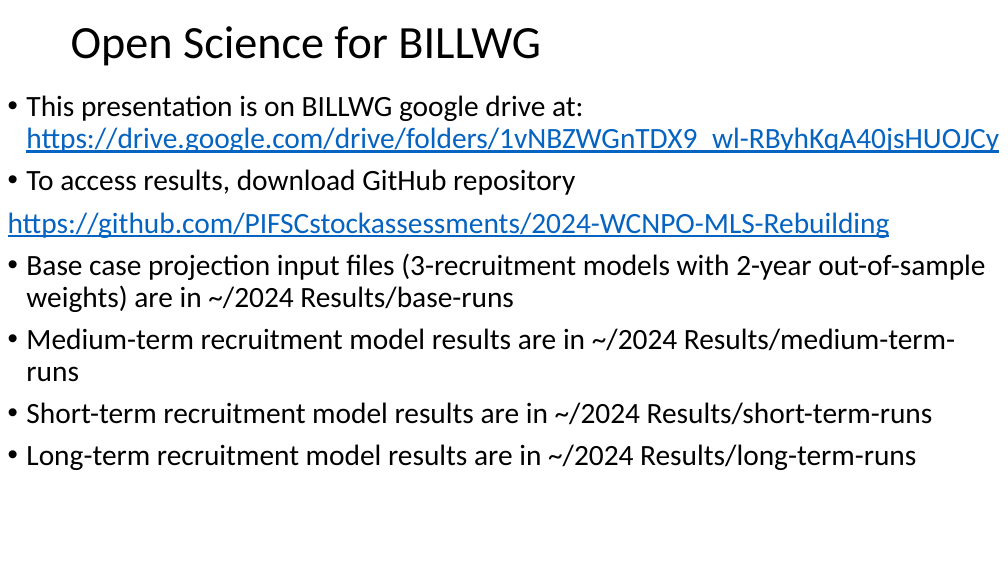
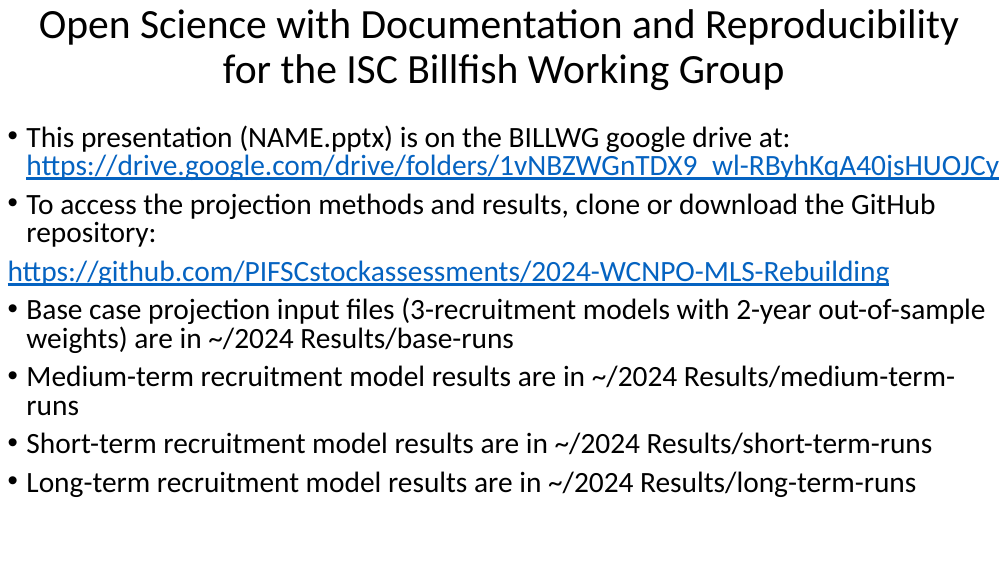
Before and after one commit to PIFSCstockassessments/2024-WCNPO-MLS-Rebuilding, a slide deck: slide 2 of 2025-MLS-projections/2025 MLS results using 2020.pptx. Drawn at 1008x567 pixels with LibreOffice and Linux fonts; fonts in the diff are those of the drawing. Boxes give left, top, right and bottom in pixels: in the first picture for what was removed or moved away, otherwise in the second. Text is boxed around its words. In the diff, an @@ line names an element or a change of style, - is before the commit and + after.

Commit message:
Update presentation pptx

```diff
--- a/2025-MLS-projections/2025 MLS results using 2020.pptx
+++ b/2025-MLS-projections/2025 MLS results using 2020.pptx
@@ title at bbox=[39, 9, 959, 90]: text changed; size 44 to 39.6 pt @@
-Open Science for BILLWG
+Open Science with Documentation and Reproducibility
+for the ISC Billfish Working Group
@@ text "This presentation (NAME.pptx) is on ...": place and size @@
-text "This presentation (NAME.pptx) is on ..." at bbox=[8, 95, 999, 470]
+text "This presentation (NAME.pptx) is on ..." at bbox=[8, 125, 999, 497]
@@ text at bbox=[26, 125, 999, 247]: text changed @@
-• This presentation is on BILLWG google drive at: https://drive.google.com/drive/folders/1vNBZWGnTDX9_wl-RByhKqA40jsHUOJCy
-• To access results, download GitHub repository
+• This presentation (NAME.pptx) is on the BILLWG google drive at: https://drive.google.com/drive/folders/1vNBZWGnTDX9_wl-RByhKqA40jsHUOJCy
+• To access the projection methods and results, clone or download the GitHub repository:
@@ text at bbox=[8, 260, 985, 497]: line spacing 0.9 to 0.8 @@
```
Also in this commit, not shown: 1 other slide changed.
